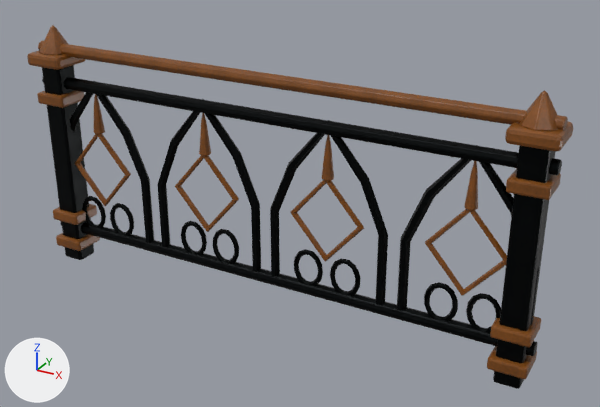
The FBX model games/rat-expedition/Rat.Expedition.Authoring/Resources/CanalCity/models/railing_iron.fbx: old version first, new version second.
One viewpoint serves both versions: a 50 mm camera at (1.42, -2.33, 1.63) aimed at (0.12, 0.04, 0.45). Arrows for +X, +Y and +Z are at lower left; the lights stay in place. The first picture is the older version. Where no turn or scale is listed for an object, it has been applied to the vertices.

In view in the first picture: 'railing_iron_ironwork', 'railing_iron_posts', 'railing_iron_structure'.
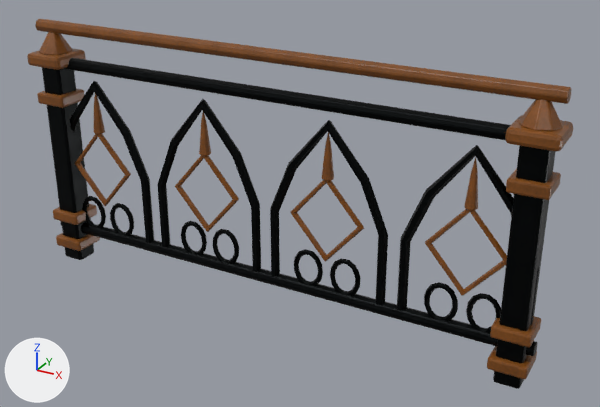
Edits to the bpy script that builds the scene:
```text
Change me_finial_022:
    used by ob_railing_iron_ironwork; location = (0.0, 0.0, 0.0)
    remove me_finial_022.from_pydata(...)  # 1806 vertices, 3528 faces; spans x -1.0..1.0, y -0.06..0.06, z 0.12..0.98
    add me_finial_022.from_pydata(...)  # 1806 vertices, 3528 faces; spans x -1.0..1.0, y -0.06..0.06, z 0.12..1.0
    me_finial_022 part 1: the loose piece of 112 vertices spanning x -1.0..1.0, y -0.02..0.02, z 0.74..0.78 is moved by (0.0, 0.0, 0.08)
    me_finial_022 part 2: the loose piece of 112 vertices spanning x -1.0..1.0, y -0.02..0.02, z 0.87..0.91 is moved by (0.0, 0.0, 0.09)
```

Location of each change, (x1, y1, x2, y2) in pixels of the pictures (600 x 407 px; the box of a moved part takes in the faces that stretch with it):
'railing_iron_ironwork', reshaped
    before: (38, 25, 568, 356)
    after: (35, 19, 572, 356)
part 1 of me_finial_022, moved or reshaped
    before: (42, 77, 562, 175)
    after: (64, 58, 510, 140)
part 2 of me_finial_022, moved or reshaped
    before: (38, 41, 568, 130)
    after: (35, 19, 572, 104)
